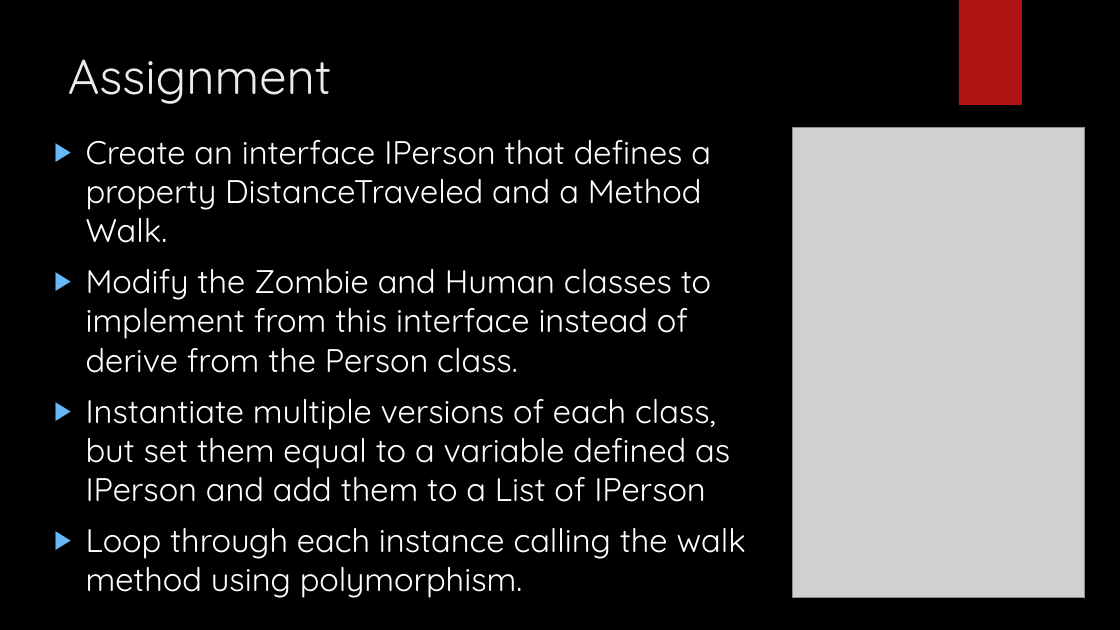
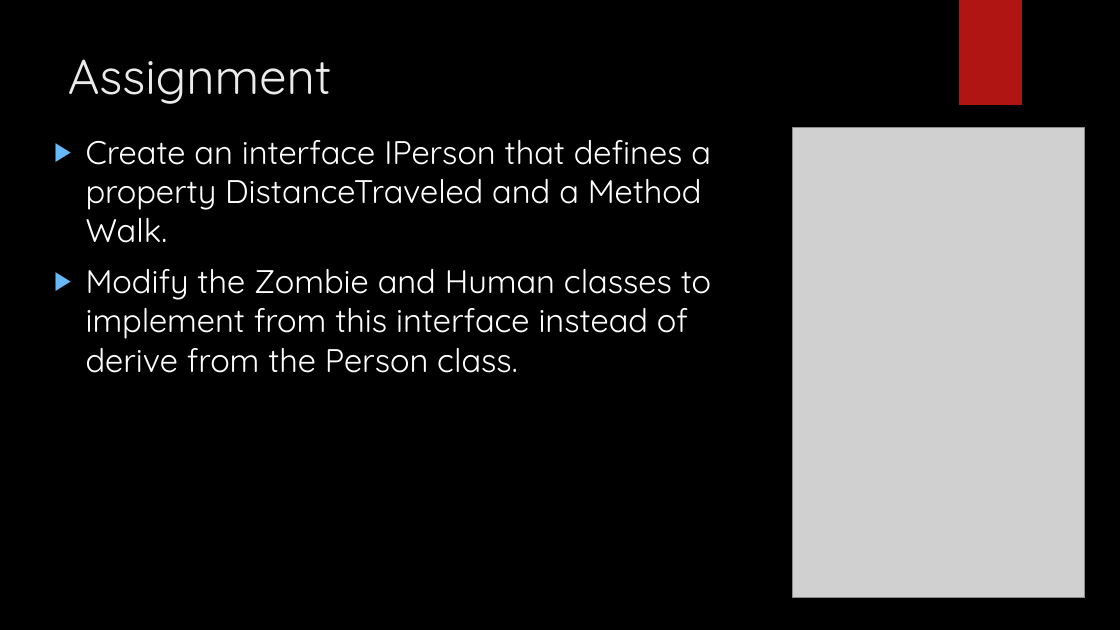
Before and after one commit to LogolsLLC/Logols-May2018, a slide deck: slide 35 of Slides/03_OOP_TrainingPlan.pptx (slide 33 before the commit). Drawn at 1120x630 pixels with LibreOffice and Linux fonts; fonts in the diff are those of the drawing; grey boxes stand for pictures; background and template pictures are left out. Boxes give left, top, right and bottom in pixels: in the first picture for what was removed or moved away, otherwise in the second. Text is boxed around its words. In the diff, an @@ line names an element or a change of style, - is before the commit and + after.

```diff
--- a/Slides/03_OOP_TrainingPlan.pptx
+++ b/Slides/03_OOP_TrainingPlan.pptx
@@ text at [86, 399, 746, 598]: paragraphs removed @@
-▶ Instantiate multiple versions of each class, but set them equal to a variable defined as IPerson and add them to a List of IPerson
-▶ Loop through each instance calling the walk method using polymorphism.
```
Also in this commit, not shown: 3 other slides changed, 3 slides added.
